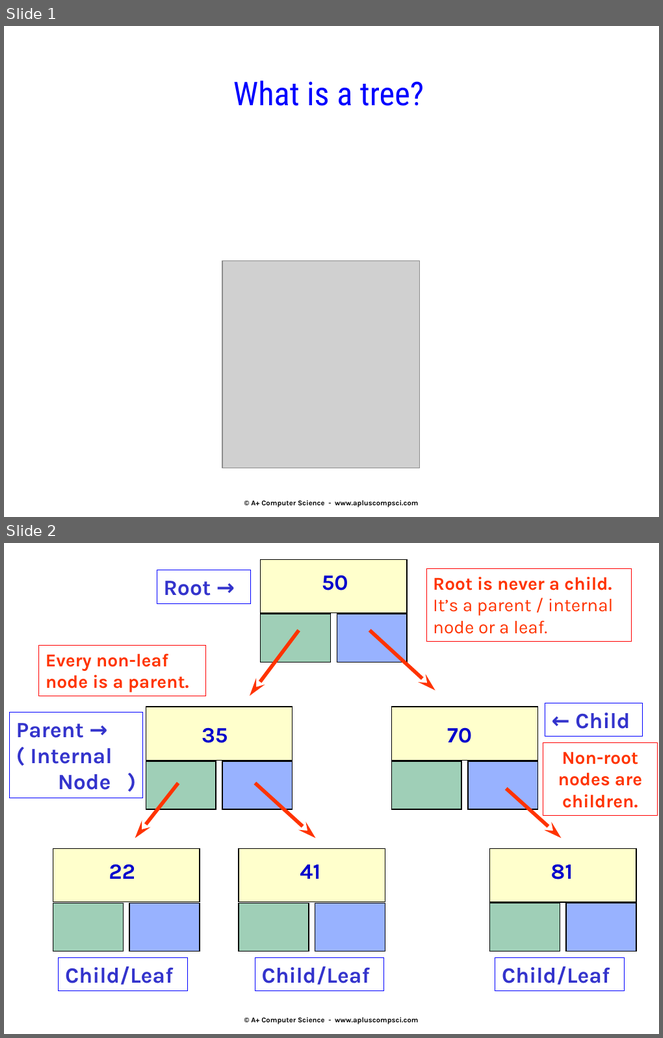
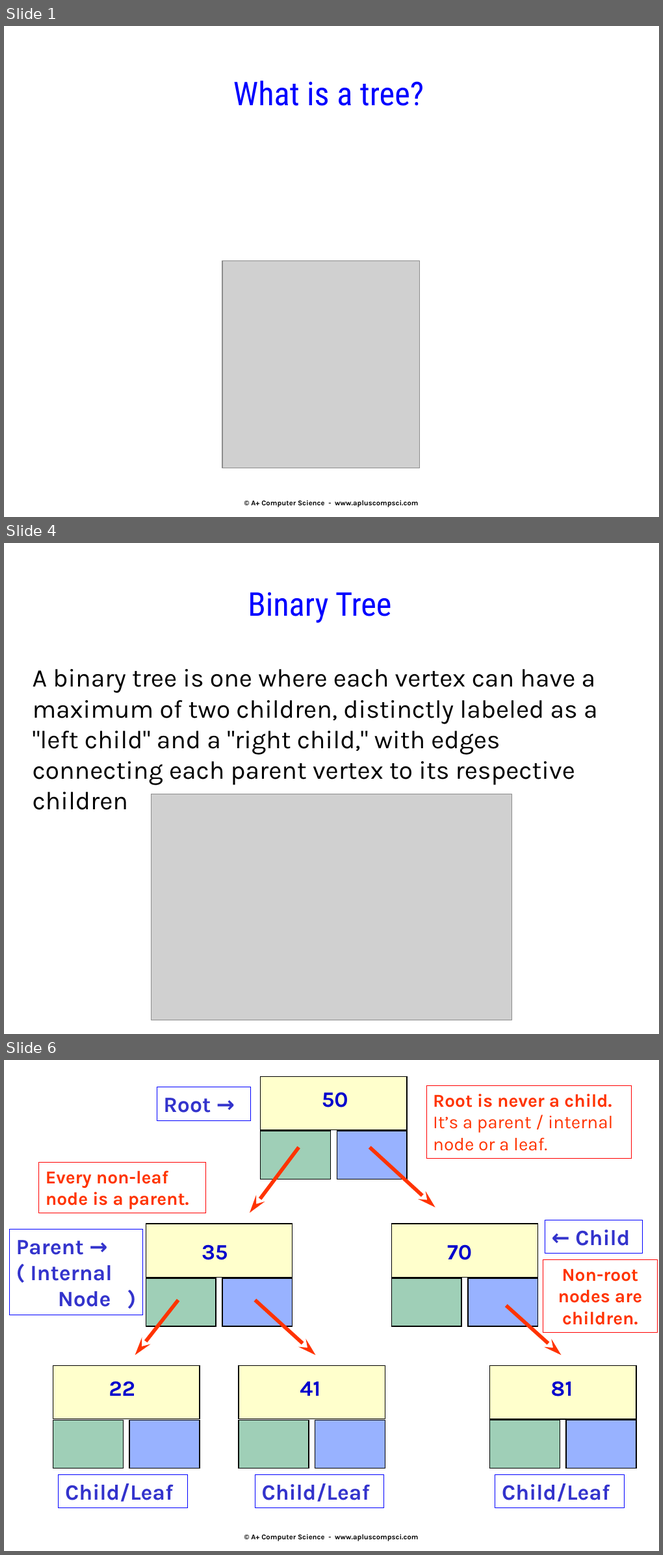
Before and after one commit to Cy-FairCS/cs3, a slide deck: u08a_bTrees/notes/_a - Classifying binary trees and Tree Traversal.pptx. Shown one above the other, each under a label of ours: slides 1 and 2 before the commit, slides 1, 4 and 6 after it; the slides between them are not shown. The pictures are 663x1038 and 663x1555 pixels, drawn with LibreOffice and Linux fonts; fonts in the diff are those of the drawing; grey boxes stand for pictures. Boxes give left, top, right and bottom in pixels: in the first picture for what was removed or moved away, otherwise in the second. Text is boxed around its words. In the diff, an @@ line names an element or a change of style, - is before the commit and + after.

```diff
--- a/u08a_bTrees/notes/_a - Classifying binary trees and Tree Traversal.pptx
+++ b/u08a_bTrees/notes/_a - Classifying binary trees and Tree Traversal.pptx
@@ slide 4 added at (4,543,659,1034), background #FFFFFF @@
@@ text added at (248,592,391,623), 36 pt, text #0000FF @@
+Binary Tree
@@ text added at (33,669,598,785), 28 pt, text #000000 @@
+A binary tree is one where each vertex can have a maximum of two children, distinctly labeled as a "left child" and a "right child," with edges connecting each parent vertex to its respective children
@@ picture added at (152,794,512,1020) @@
@@ what was slide 2 is now slide 6 @@
```
Also in this commit, not shown: 1 slide changed, 4 other slides added.
